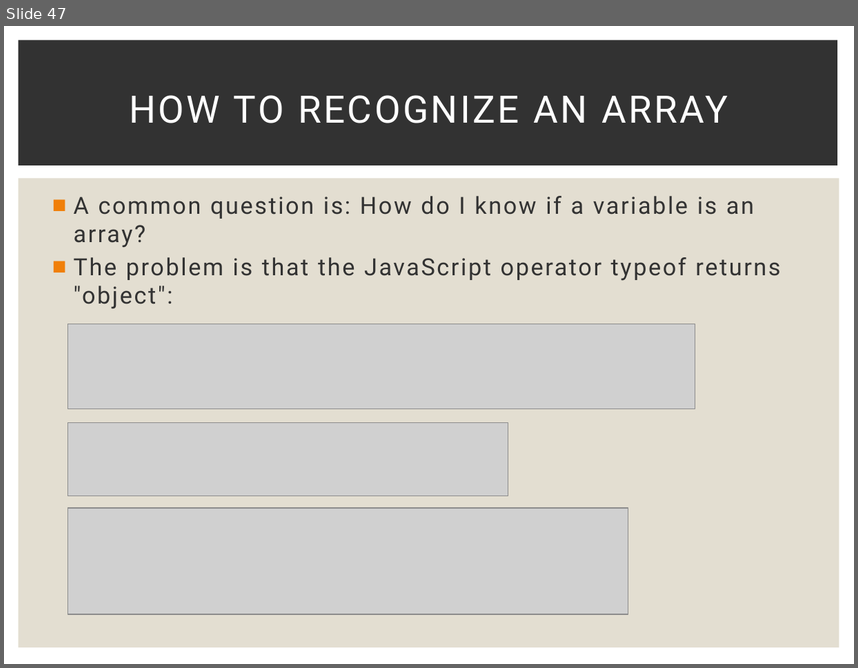
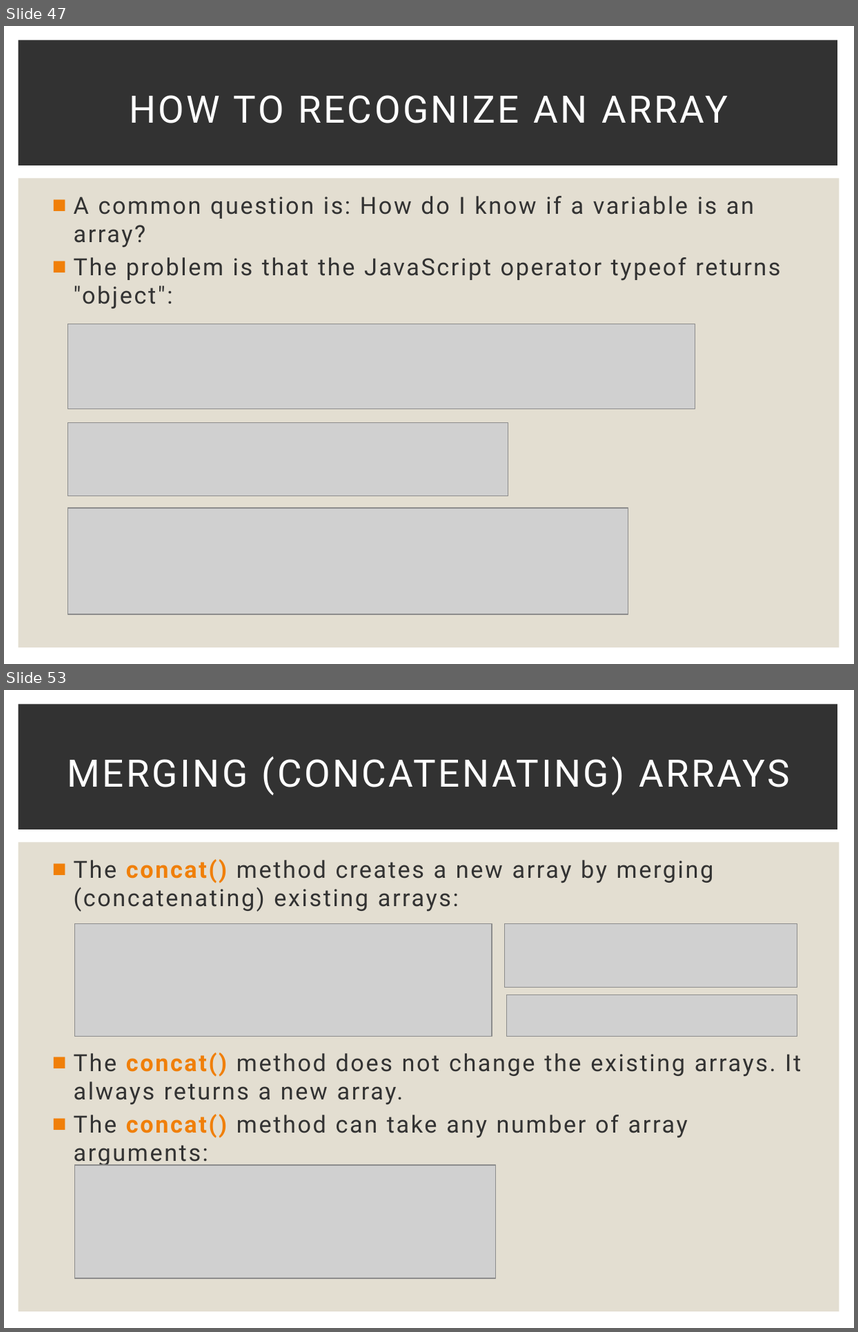
Before and after one commit to Karamihova/Fundamentals-JS, a slide deck: Programming Prep.pptx. Shown one above the other, each under a label of ours: slide 47 before the commit, slides 47 and 53 after it; the slides between them are not shown. The pictures are 858x668 and 858x1332 pixels, drawn with LibreOffice and Linux fonts; fonts in the diff are those of the drawing; grey boxes stand for pictures. Boxes give left, top, right and bottom in pixels: in the first picture for what was removed or moved away, otherwise in the second. Text is boxed around its words. In the diff, an @@ line names an element or a change of style, - is before the commit and + after.

Commit message:
Exercise Arrays

```diff
--- a/Programming Prep.pptx
+++ b/Programming Prep.pptx
@@ slide 53 added at [4, 690, 854, 1328], background #FFFFFF; not listed: 2 template elements that a slide beside it also shows @@
@@ title added at [67, 756, 789, 796], 32 pt, text #FFFFFF @@
+MERGING (CONCATENATING) ARRAYS
@@ text added at [74, 859, 801, 1167], 20 pt, text #323232 @@
+■ The concat() method creates a new array by merging (concatenating) existing arrays:
+■ The concat() method does not change the existing arrays. It always returns a new array.
+■ The concat() method can take any number of array arguments:
@@ picture added at [74, 924, 492, 1036] @@
@@ picture added at [505, 924, 797, 987] @@
@@ picture added at [507, 994, 797, 1036] @@
@@ picture added at [74, 1164, 495, 1277] @@
```
Also in this commit, not shown: 10 other slides added, 9 other files.
